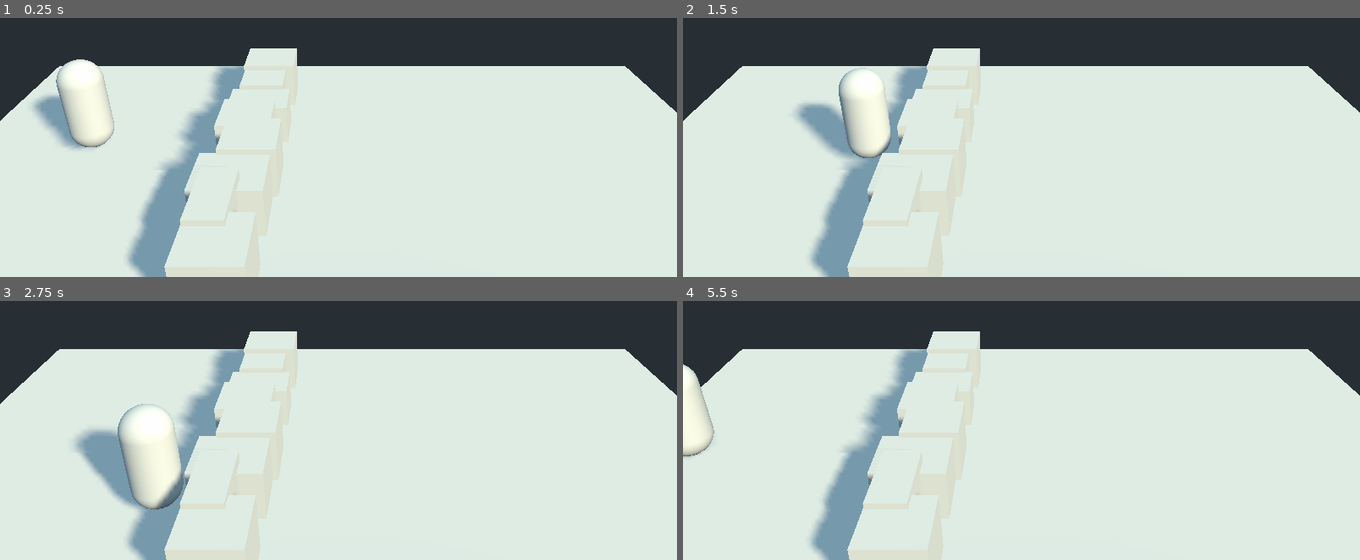
Above: before the commit, frames 1-4 (two rows, left to right).
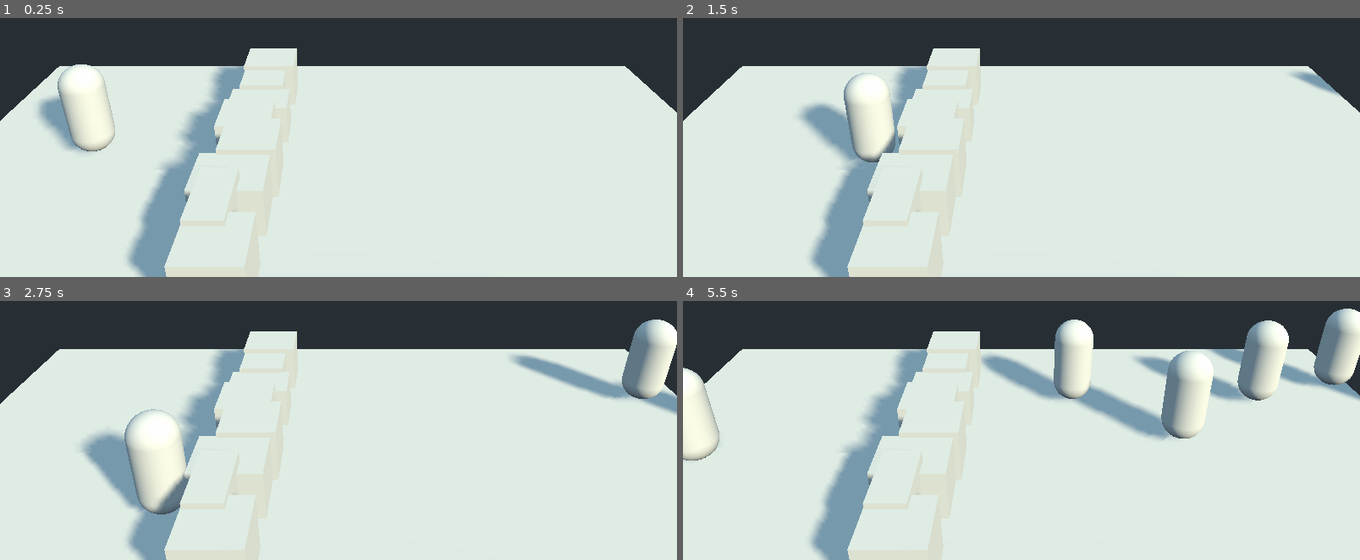
Above: after the commit, the same moments.

Repository: BFrizzleFoShizzle/UntitledZombieGame
Game: Godot game, scene res://World.tscn
Two runs of this game, one before a commit and one after it. Both use one fixed random seed, a clock stepped at 60 frames per second and the inputs below.
Inputs (mouse positions are in pixels of both pictures, inside the frame that each line leads up to):
- Up to frame 1 (0.25 s): no input
- Up to frame 2 (1.5 s): tap Enter at 0.5 s; move the mouse to (1170, 59) at 0.52 s; hold Right (ui_right) 0.53-1.28 s; click (1170, 59) at 0.67 s; move the mouse to (886, 98) at 1.27 s; hold Down (ui_down) from 1.28 s (still down); click (886, 98) at 1.42 s
- Up to frame 3 (2.75 s): move the mouse to (outside the picture) at 2.02 s; release Down (ui_down) at 2.03 s; hold Right (ui_right) from 2.03 s (still down); click (outside the picture) at 2.17 s
- Up to frame 4 (5.5 s): move the mouse to (987, 440) at 2.77 s; release Right (ui_right) at 2.78 s; hold Up (ui_up) 2.78-3.53 s; click (987, 440) at 2.92 s; move the mouse to (1224, 422) at 3.52 s; hold Left (ui_left) 3.53-5.03 s; click (1224, 422) at 3.67 s; move the mouse to (818, 303) at 4.27 s; click (818, 303) at 4.42 s; move the mouse to (1055, 363) at 5.02 s; hold Down (ui_down) from 5.03 s (still down); click (1055, 363) at 5.17 s

The runs differ from the first frame. In frame 1, 0.5% of the frame differs, in the area x 4-17%, y 15-52%; in frame 2, 1.3%; in frame 3, 4.9%; in frame 4, 9.9%, in the area x 0-100%, y 2-62%.

Commit message:
Added player attack

Diff:
--- a/Enemy.gd
+++ b/Enemy.gd
@@ -5,6 +5,7 @@
 # var a = 2
 # var b = "text"
 const speed = 2.0
+var health = 100.0
 
 # Called when the node enters the scene tree for the first time.
 func _ready():
@@ -15,3 +16,8 @@
 func _process(delta):
 	move_and_collide(Vector3(-speed * delta, 0.0, 0.0 ))
 	pass
+
+func take_damage(damage):
+	health = max(0.0, health-damage)
+	if health == 0.0:
+		queue_free()
--- a/Player.gd
+++ b/Player.gd
@@ -6,6 +6,10 @@
 # var b = "text"
 const accel = 2000.0
 const maxSpeed = 3.0
+var damage = 25.0
+
+const Enemy = preload("res://Enemy.gd")
+
 
 # Called when the node enters the scene tree for the first time.
 func _ready():
@@ -24,6 +28,18 @@
 		Input.get_action_strength("ui_down") - Input.get_action_strength("ui_up")
 	)
 
+func _input(event):
+	if event is InputEventMouseButton:
+		if event.button_index  == 1 && event.pressed == true:
+			var rayOrigin = global_transform.origin + Vector3(0.0, 0.2, 0.0)
+			print(rayOrigin)
+			var result = get_world().direct_space_state.intersect_ray(rayOrigin, rayOrigin + Vector3(10, 0, 0), [self])
+			if result:
+				if result.collider is Enemy:
+					print("Enemy hit!")
+					result.collider.take_damage(damage)
+				#print("Hit at point: ", result.position, result.collider,  result.collider is Enemy, result.collider.get_script(), result.collider.get_script() is Enemy, result.collider_id)
+
 # Called every frame. 'delta' is the elapsed time since the previous frame.
 func _process(delta):
 	#translate(get_input_direction() * delta * speed)
--- a/World.tscn
+++ b/World.tscn
@@ -1,6 +1,7 @@
-[gd_scene load_steps=11 format=2]
+[gd_scene load_steps=12 format=2]
 
 [ext_resource path="res://Player.gd" type="Script" id=1]
+[ext_resource path="res://World.gd" type="Script" id=3]
 
 [sub_resource type="PhysicsMaterial" id=7]
 
@@ -24,6 +25,7 @@
 [sub_resource type="BoxShape" id=8]
 
 [node name="World" type="Spatial"]
+script = ExtResource( 3 )
 
 [node name="Camera" type="Camera" parent="."]
 transform = Transform( 1, 0, 0, 0, 0.890118, 0.455731, 0, -0.455731, 0.890118, -0.0990918, 6.10096, 8.68376 )
@@ -31,10 +33,10 @@
 fov = 65.0
 
 [node name="Player" type="Spatial" parent="."]
-transform = Transform( 1, 0, 0, 0, 1, 0, 0, 0, 1, -4.83518, 0.8, 0 )
+transform = Transform( 1, 0, 0, 0, 1, 0, 0, 0, 1, -4.835, 1, 0 )
 
 [node name="RigidBody" type="RigidBody" parent="Player"]
-transform = Transform( 1, 0, 0, 0, -4.37114e-08, 1, 0, -1, -4.37114e-08, -0.0384531, 0.29539, -0.0606029 )
+transform = Transform( 1, 0, 0, 0, -4.37114e-08, 1, 0, -1, -4.37114e-08, -0.038, 0, -0.061 )
 physics_material_override = SubResource( 7 )
 axis_lock_linear_y = true
 axis_lock_angular_x = true
@@ -44,6 +46,7 @@
 script = ExtResource( 1 )
 
 [node name="CollisionShape" type="CollisionShape" parent="Player/RigidBody"]
+transform = Transform( 1, 0, 0, 0, 1, 0, 0, 0, 1, -0.0855103, 0.0514526, 0.0649014 )
 shape = SubResource( 4 )
 
 [node name="MeshInstance" type="MeshInstance" parent="Player/RigidBody"]
@@ -189,7 +192,7 @@
 shape = SubResource( 8 )
 
 [node name="CollisionShape3" type="CollisionShape" parent="Terrain/Bounds"]
-transform = Transform( 7.5, 0, 0, 0, 1, 0, 0, 0, 1, 0, 0, 4 )
+transform = Transform( 7.5, 0, 0, 0, 1, 0, 0, 0, 0.5, 0, 0, 4 )
 shape = SubResource( 8 )
 
 [node name="DirectionalLight" type="DirectionalLight" parent="."]
